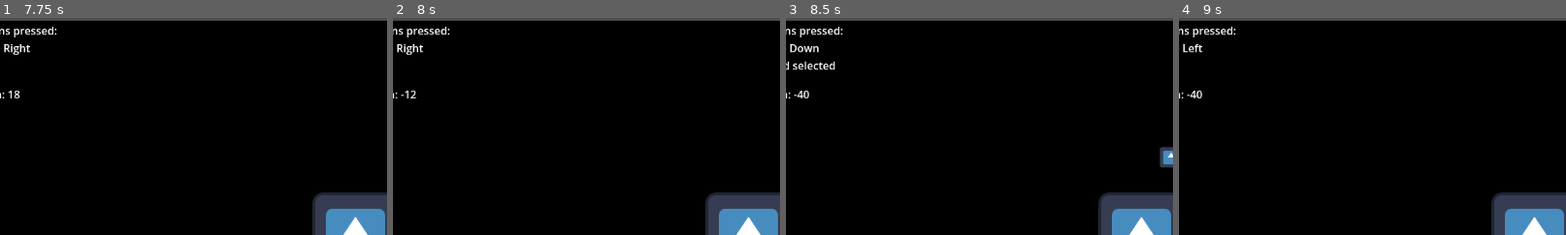
Above: before the commit, frames 1-4 (left to right).
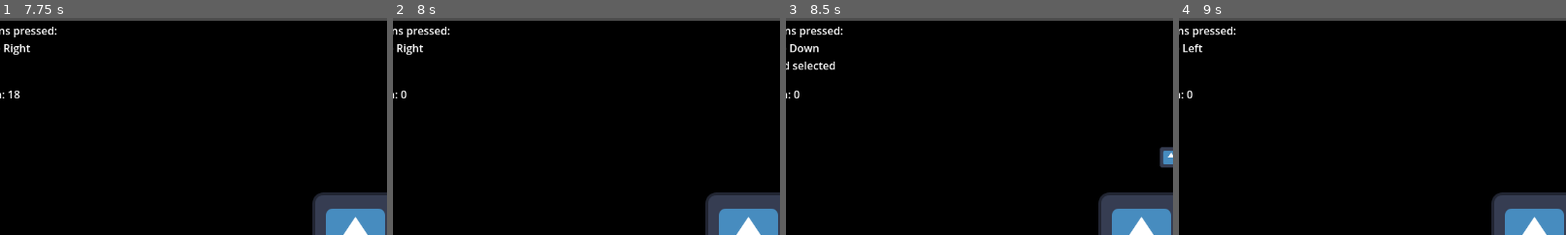
Above: after the commit, the same moments.

Repository: Rhyslan/GuitarBoard_Game
Game: Godot game, scene res://scenes/test/test.tscn
The game is run twice, just before and just after one commit, with the same random seed, the same clock (stepped at 60 frames per second) and the same inputs. The engine's default icon, where the game draws it, is replaced by a stand-in: a white triangle on a blue panel in a dark square.
Inputs:
- Up to frame 1 (7.75 s): tap Enter at 0.5, 2, 3.5 s; hold Left (Attack) 0.53-1.28 s; hold W (Up) 0.53-2.03 s; tap Space (Jump) at 0.77, 1.25, 1.52, 2.75, 3.02, 3.77, 4.25, 4.52, 6.02, 6.77, 7.52 s; tap 2 (Beam) at 1.35, 5.85 s; hold 4 (Dash) 2.03-2.78 s; hold A (Left) 2.03-3.53 s; tap 1 (Gun) at 2.85, 7.35 s; hold S (Down) 3.53-4.28 s; hold 5 (Shield) 3.53-4.28 s; hold D (Right) 4.28-5.03 s; tap 3 (Slash) at 4.35 s; hold W (Up) 5.03-5.78 s; hold Left (Attack) 5.03-5.78 s; hold D (Right) from 5.78 s (still down); hold 4 (Dash) 6.53-7.28 s
- Up to frame 2 (8 s): keep holding D (Right)
- Up to frame 3 (8.5 s): release D (Right) at 8.03 s; hold S (Down) from 8.03 s (still down); hold 5 (Shield) from 8.03 s (still down)
- Up to frame 4 (9 s): release S (Down) at 8.78 s; release 5 (Shield) at 8.78 s; hold A (Left) from 8.78 s (still down); tap 3 (Slash) at 8.85 s
The pictures show only the part of the screen within x 4-54%, y 0-50%; the shares and areas given below are measured in that part.

Frame 1 is identical in both runs. In frame 2, less than 0.1% of the frame differs, in the area x 2-7%, y 33-38%; in frame 3, 0.1%; in frame 4, 0.1%.

Commit message:
Update player.gd

Diff:
--- a/guitar-board/entities/player/player.gd
+++ b/guitar-board/entities/player/player.gd
@@ -15,18 +15,29 @@
 	var input_dir = Input.get_vector("Left", "Right", "Up", "Down")
 	velocity = input_dir * speed
 
-func get_hit():
-	health-=2
 
+
+func get_hit(health_lost):
+	health-=health_lost
+
+	if health <= 0:
+		game_over()
+
+
+#game over (temp)
+func game_over():
+	health = 0
+	print("Game Over!")
 
 
 func _physics_process(delta: float) -> void:
 	get_input()
 	move_and_slide()
 
+	#everything the player hits
 	for i in get_slide_collision_count():
 		var collision = get_slide_collision(i)
 		var collider = collision.get_collider()
 
 		if collision.get_collider().name == "Mob":
-			get_hit()
+			get_hit(2)
